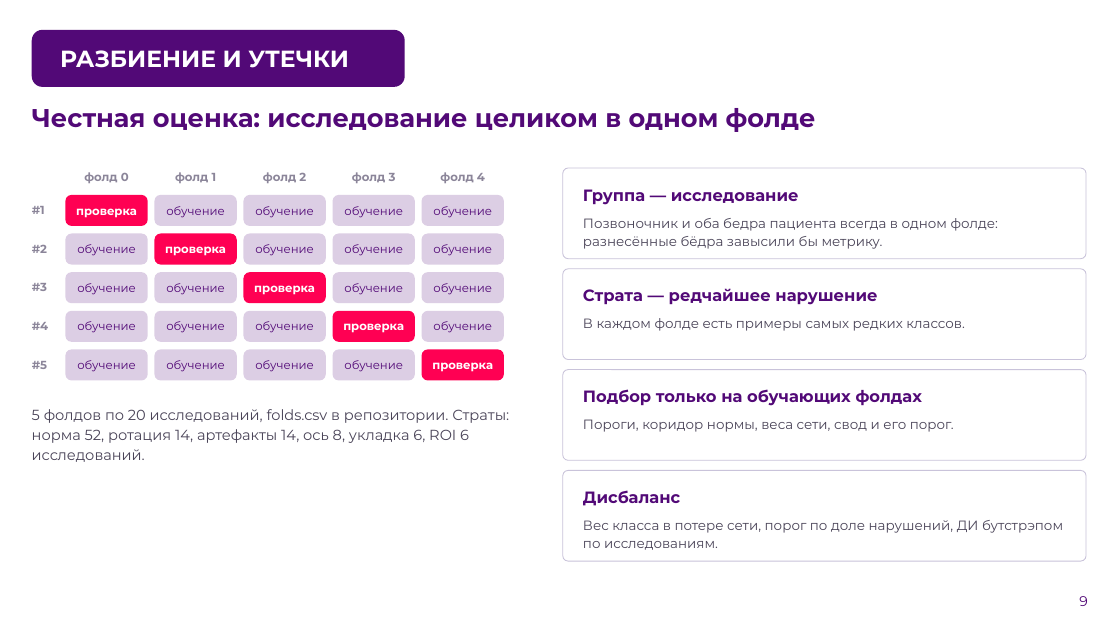
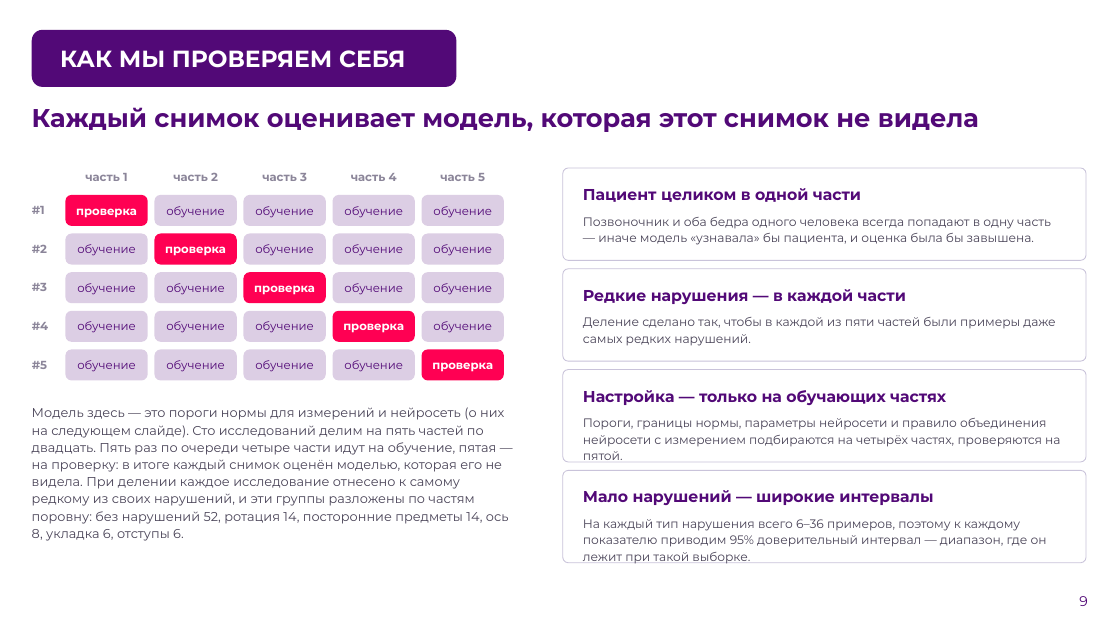
Before and after one commit to theorcos239/LCT_2026, a slide deck: slide 9 of docs/presentation/DXA_QC_pitch.pptx. Drawn at 1120x630 pixels with LibreOffice and Linux fonts; fonts in the diff are those of the drawing; background and template pictures are left out. Boxes give left, top, right and bottom in pixels: in the first picture for what was removed or moved away, otherwise in the second. Text is boxed around its words. In the diff, an @@ line names an element or a change of style, - is before the commit and + after.

```diff
--- a/docs/presentation/DXA_QC_pitch.pptx
+++ b/docs/presentation/DXA_QC_pitch.pptx
@@ rounded rectangle "КАК МЫ ПРОВЕРЯЕМ СЕБЯ": place and size @@
-rounded rectangle "КАК МЫ ПРОВЕРЯЕМ СЕБЯ" at (32,29,405,87)
+rounded rectangle "КАК МЫ ПРОВЕРЯЕМ СЕБЯ" at (32,29,456,87)
@@ text in rounded rectangle at (60,50,406,68): text changed @@
-РАЗБИЕНИЕ И УТЕЧКИ
+КАК МЫ ПРОВЕРЯЕМ СЕБЯ
@@ text at (32,107,979,132): text changed @@
-Честная оценка: исследование целиком в одном фолде
+Каждый снимок оценивает модель, которая этот снимок не видела
@@ text at (85,173,128,181): text changed @@
-фолд 0
+часть 1
@@ text at (173,173,218,181): text changed @@
-фолд 1
+часть 2
@@ text at (262,173,307,181): text changed @@
-фолд 2
+часть 3
@@ text at (351,173,397,181): text changed @@
-фолд 3
+часть 4
@@ text at (440,173,485,181): text changed @@
-фолд 4
+часть 5
@@ text at (583,188,861,202): text changed; size 14 to 13.5 pt @@
-Группа — исследование
+Пациент целиком в одной части
@@ text at (583,217,1051,245): text changed; size 11.5 to 10.5 pt @@
-Позвоночник и оба бедра пациента всегда в одном фолде: разнесённые бёдра завысили бы метрику.
+Позвоночник и оба бедра одного человека всегда попадают в одну часть — иначе модель «узнавала» бы пациента, и оценка была бы завышена.
@@ text at (583,289,906,304): text changed; size 14 to 13.5 pt @@
-Страта — редчайшее нарушение
+Редкие нарушения — в каждой части
@@ text at (583,317,1055,346): text changed; size 11.5 to 10.5 pt @@
-В каждом фолде есть примеры самых редких классов.
+Деление сделано так, чтобы в каждой из пяти частей были примеры даже самых редких нарушений.
@@ text at (32,407,509,541): text changed; size 12.5 to 11 pt @@
-5 фолдов по 20 исследований, folds.csv в репозитории. Страты: норма 52, ротация 14, артефакты 14, ось 8, укладка 6, ROI 6 исследований.
+Модель здесь — это пороги нормы для измерений и нейросеть (о них на следующем слайде). Сто исследований делим на пять частей по двадцать. Пять раз по очереди четыре части идут на обучение, пятая — на проверку: в итоге каждый снимок оценён моделью, которая его не видела. При делении каждое исследование отнесено к самому редкому из своих нарушений, и эти группы разложены по частям поровну: без нарушений 52, ротация 14, посторонние предметы 14, ось 8, укладка 6, отступы 6.
@@ text at (583,390,946,405): text changed; size 14 to 13.5 pt @@
-Подбор только на обучающих фолдах
+Настройка — только на обучающих частях
@@ text at (583,418,1060,447): text changed; size 11.5 to 10.5 pt @@
-Пороги, коридор нормы, веса сети, свод и его порог.
+Пороги, границы нормы, параметры нейросети и правило объединения нейросети с измерением подбираются на четырёх частях, проверяются на пятой.
@@ text at (583,490,933,505): text changed; size 14 to 13.5 pt @@
-Дисбаланс
+Мало нарушений — широкие интервалы
@@ text at (583,519,1047,564): text changed; size 11.5 to 10.5 pt @@
-Вес класса в потере сети, порог по доле нарушений, ДИ бутстрэпом по исследованиям.
+На каждый тип нарушения всего 6–36 примеров, поэтому к каждому показателю приводим 95% доверительный интервал — диапазон, где он лежит при такой выборке.
```
Also in this commit, not shown: 23 other slides changed, 1 slide added, 1 slide removed, 32 other files.
